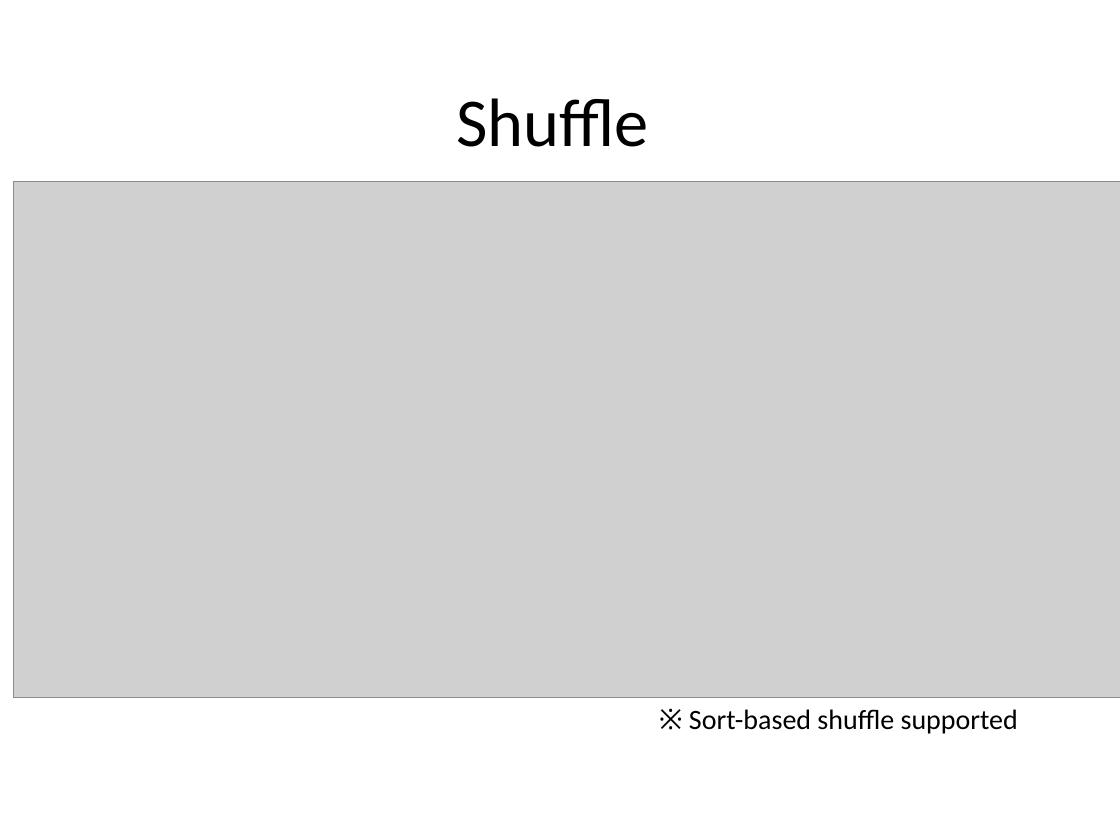
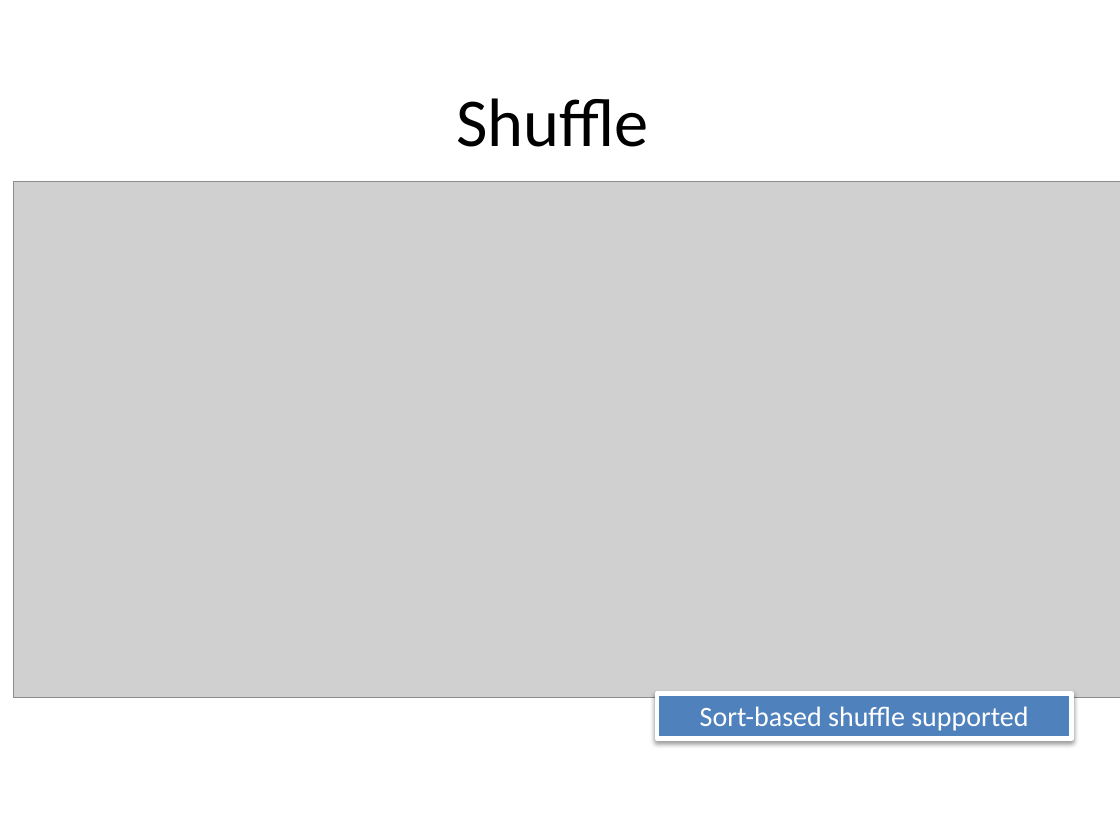
Before and after one commit to CrazyJvm/myslide, a slide deck: slide 14 of SACC2014/SACC2014.pptx. Drawn at 1120x840 pixels with LibreOffice and Linux fonts; fonts in the diff are those of the drawing; grey boxes stand for pictures; background and template pictures are left out. Boxes give left, top, right and bottom in pixels: in the first picture for what was removed or moved away, otherwise in the second. Text is boxed around its words. In the diff, an @@ line names an element or a change of style, - is before the commit and + after.

Commit message:
add sort-based shuffle

```diff
--- a/SACC2014/SACC2014.pptx
+++ b/SACC2014/SACC2014.pptx
@@ rectangle "Sort-based shuffle supported": place and size @@
-rectangle "Sort-based shuffle supported" at box(689, 709, 1018, 734)
+rectangle "Sort-based shuffle supported" at box(657, 693, 1072, 738)
@@ rectangle "Sort-based shuffle supported" at box(657, 693, 1072, 738): fill none to #4F81BD; outline none to #FFFFFF 3 pt; shadow on @@
@@ text in rectangle at box(700, 706, 1028, 731): text changed; text colour #000000 to #FFFFFF @@
-※ Sort-based shuffle supported
+Sort-based shuffle supported
```
Also in this commit, not shown: 4 other files.
